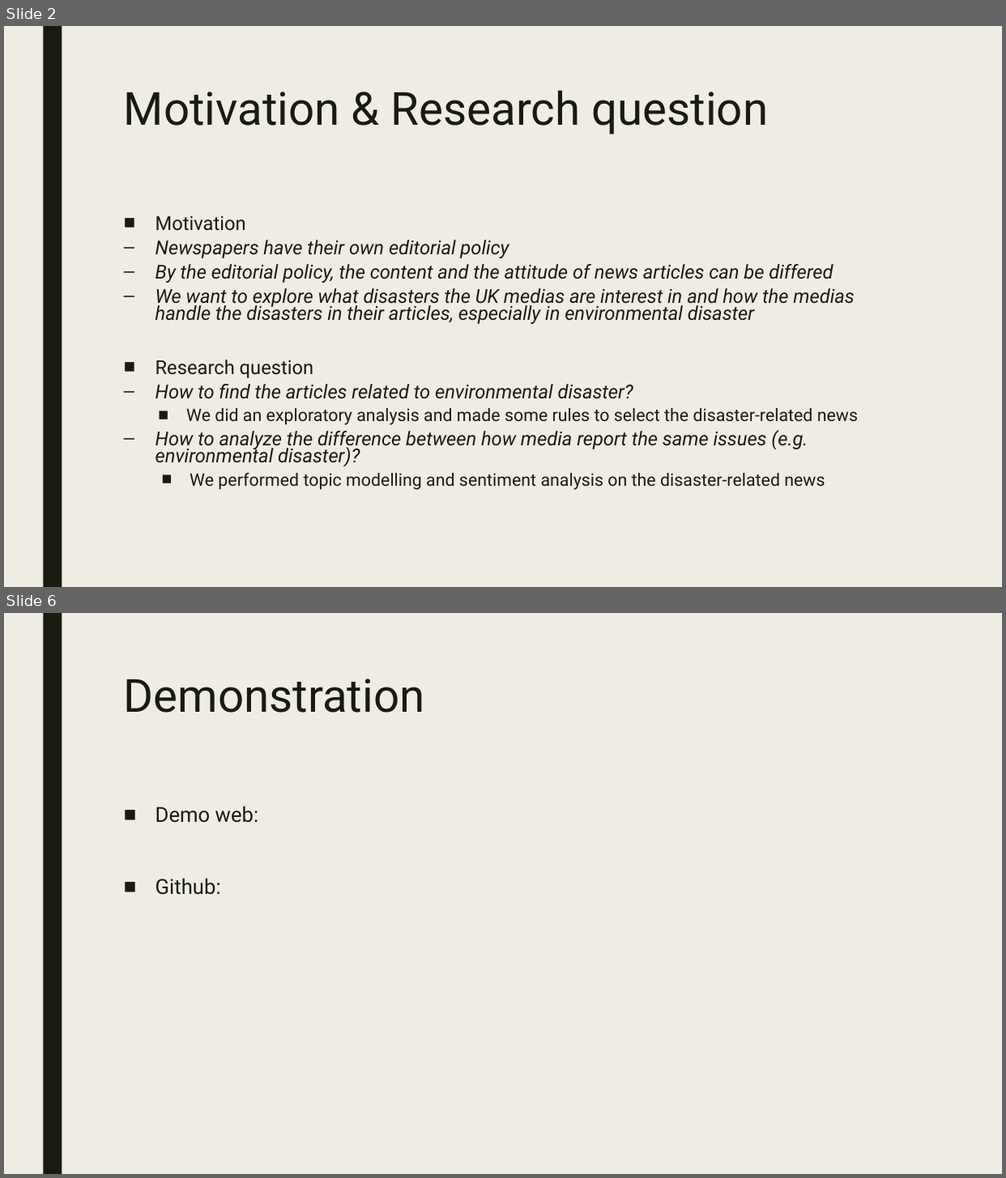
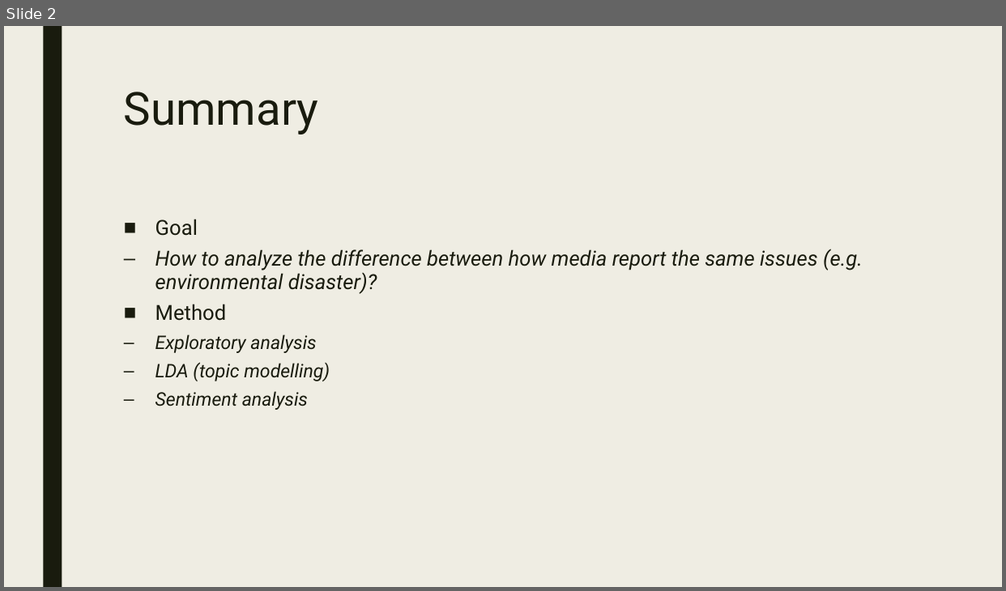
Before and after one commit to hsg1991/team2, a slide deck: team2_datathon_presentation.pptx. Shown one above the other, each under a label of ours: slides 2 and 6 before the commit, slide 2 after it; the slides between them are not shown. The pictures are 1006x1178 and 1006x591 pixels, drawn with LibreOffice and Linux fonts; fonts in the diff are those of the drawing. Boxes give left, top, right and bottom in pixels: in the first picture for what was removed or moved away, otherwise in the second. Text is boxed around its words. In the diff, an @@ line names an element or a change of style, - is before the commit and + after.

```diff
--- a/team2_datathon_presentation.pptx
+++ b/team2_datathon_presentation.pptx
@@ slide 6 removed at <box>4,613,1002,1174</box>, background #EFEDE3; not listed: 1 template element that a slide beside it also shows @@
@@ title removed at <box>124,679,425,713</box> @@
-Demonstration
@@ text removed at <box>155,806,259,895</box> @@
-■ Demo web:
-■ Github:
@@ slide 2 changed as well @@
@@ title at <box>124,92,319,135</box>: text changed @@
-Motivation & Research question
+Summary
@@ text at <box>155,219,198,236</box>: text changed; size 18.5 to 20 pt; italic off @@
-■ Motivation
-  – Newspapers have their own editorial policy
-  – By the editorial policy, the content and the attitude of news articles can be differed
-  – We want to explore what disasters the UK medias are interest in and how the medias handle the disasters in their articles, especially in environmental disaster
-■ Research question
-  – How to find the articles related to environmental disaster?
-    ■ We did an exploratory analysis and made some rules to select the disaster-related news
+■ Goal
@@ text at <box>155,249,863,294</box>: size 18.5 to 20 pt in "How to analyze the difference between how ..."; line spacing 0.74 to 0.94 @@
@@ text at <box>155,304,330,410</box>: text changed; size 16.6 to 18 pt; italic on @@
-    ■ We performed topic modelling and sentiment analysis on the disaster-related news
+    ■ Method
+      – Exploratory analysis
+      – LDA (topic modelling)
+      – Sentiment analysis
```
Also in this commit, not shown: 1 other slide changed, 4 other slides removed.
